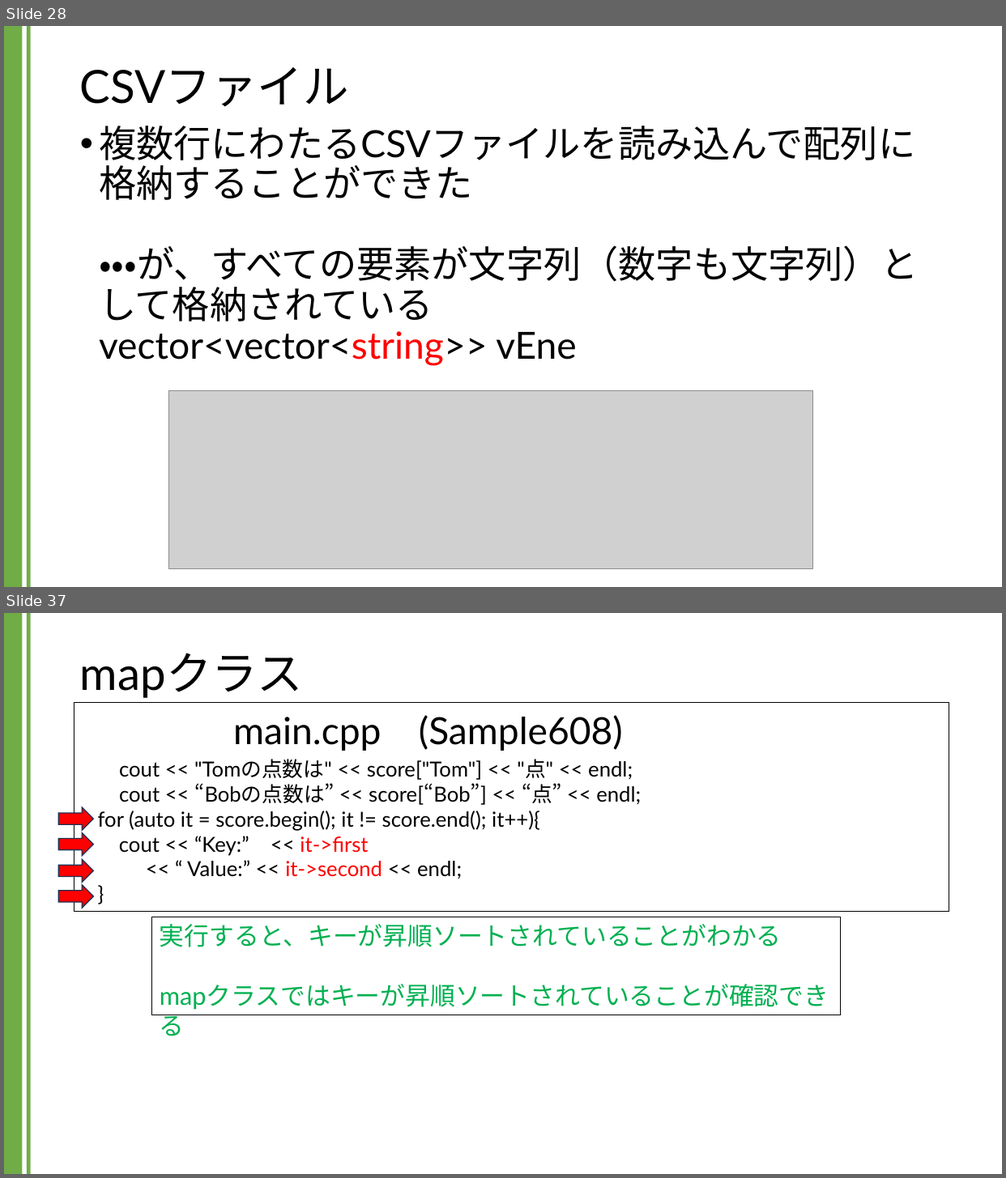
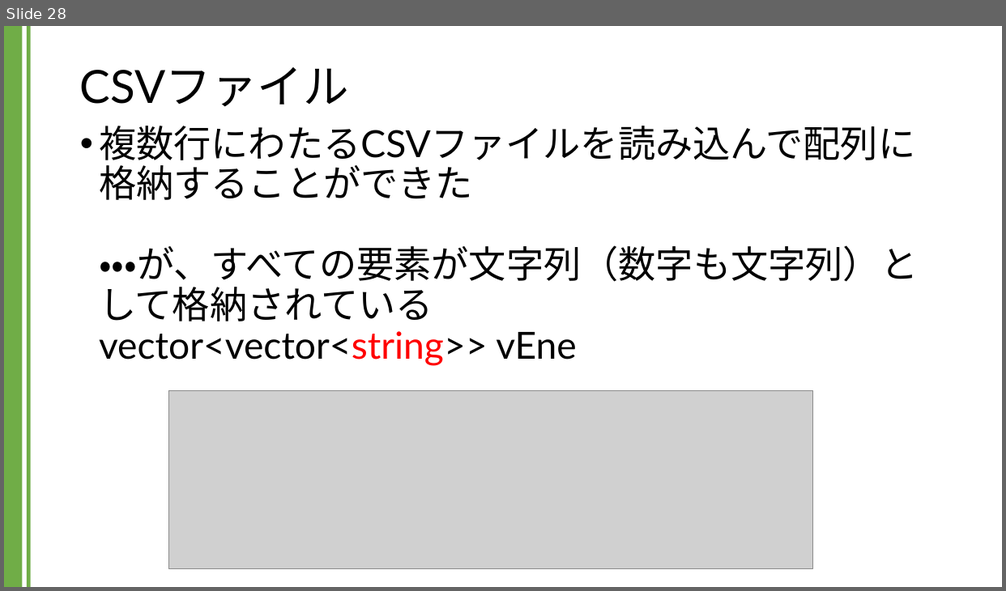
Before and after one commit to kic-murata/cpp2024, a slide deck: 授業資料/講義資料：CSVファイル.pptx. Shown one above the other, each under a label of ours: slides 28 and 37 before the commit, slide 28 after it; the slides between them are not shown. The pictures are 1006x1178 and 1006x591 pixels, drawn with LibreOffice and Linux fonts; fonts in the diff are those of the drawing; grey boxes stand for pictures. Boxes give left, top, right and bottom in pixels: in the first picture for what was removed or moved away, otherwise in the second. Text is boxed around its words. In the diff, an @@ line names an element or a change of style, - is before the commit and + after.

```diff
--- a/授業資料/講義資料：CSVファイル.pptx
+++ b/授業資料/講義資料：CSVファイル.pptx
@@ slide 37 removed at (4, 613, 1002, 1174), background #FFFFFF; not listed: 2 template elements that a slide beside it also shows @@
@@ title removed at (80, 653, 303, 698) @@
-mapクラス
@@ rectangle removed at (74, 703, 949, 912) @@
-cout << "Tomの点数は" << score["Tom"] << "点" << endl;
-cout << “Bobの点数は” << score[“Bob”] << “点” << endl;
-for (auto it = score.begin(); it != score.end(); it++){
-cout << “Key:” << it->first
-<< “ Value:” << it->second << endl;
-}
@@ text removed at (233, 715, 623, 751) @@
-main.cpp (Sample608)
@@ right arrow removed at (58, 807, 94, 831) @@
@@ right arrow removed at (58, 833, 94, 856) @@
@@ right arrow removed at (58, 859, 94, 883) @@
@@ right arrow removed at (58, 884, 94, 908) @@
@@ rectangle removed at (152, 918, 841, 1016) @@
-実行すると、キーが昇順ソートされていることがわかる
-mapクラスではキーが昇順ソートされていることが確認できる
```
Also in this commit, not shown: 14 slides changed, 6 slides added, 10 other slides removed.
